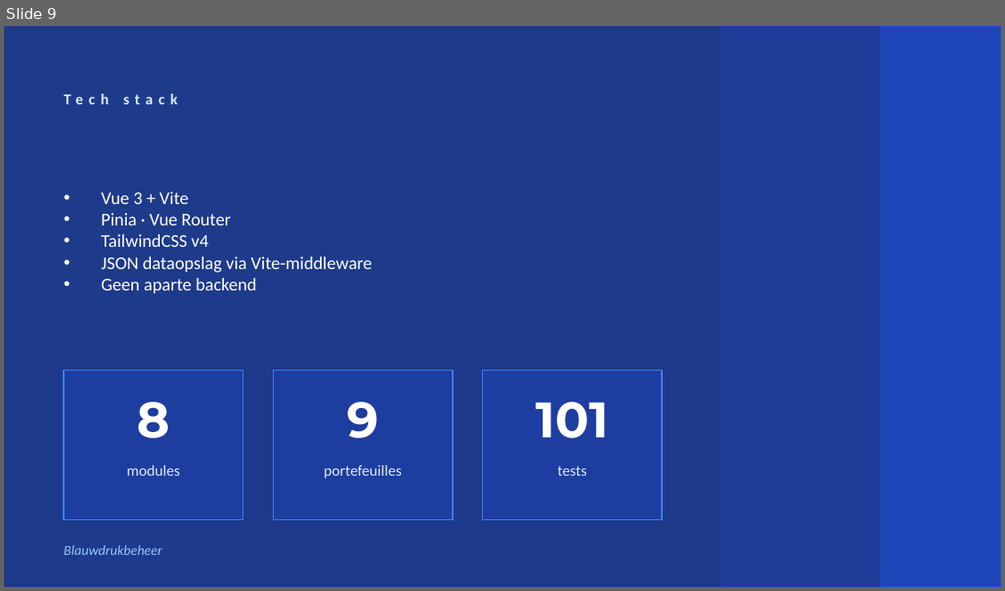
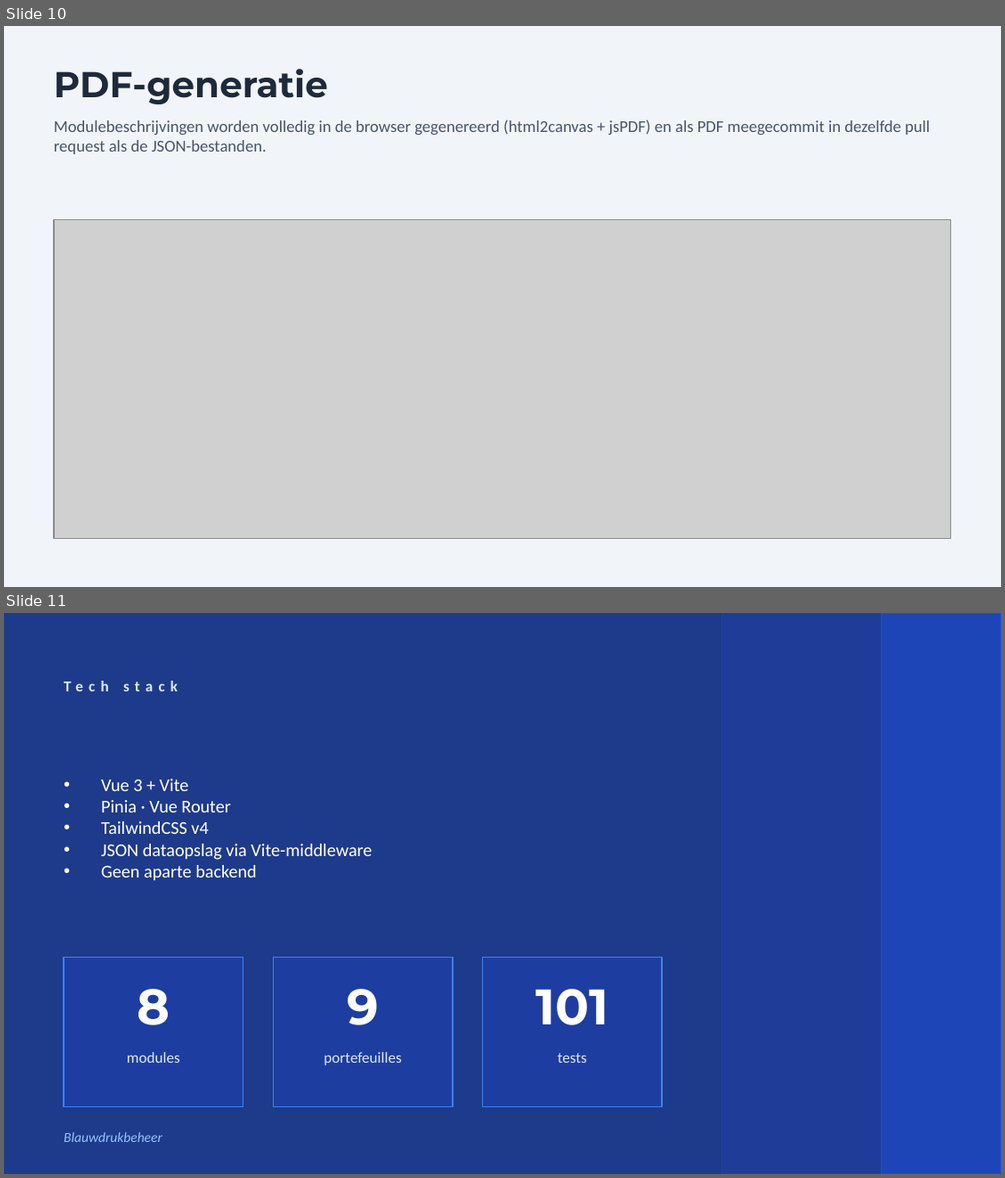
Before and after one commit to mmaartijn/blauwdrukbeheer, a slide deck: Blauwdrukbeheer-demo.pptx. Shown one above the other, each under a label of ours: slide 9 before the commit, slides 10 and 11 after it. The pictures are 1005x591 and 1005x1178 pixels, drawn with LibreOffice and Linux fonts; fonts in the diff are those of the drawing; grey boxes stand for pictures. Boxes give left, top, right and bottom in pixels: in the first picture for what was removed or moved away, otherwise in the second. Text is boxed around its words. In the diff, an @@ line names an element or a change of style, - is before the commit and + after.

```diff
--- a/Blauwdrukbeheer-demo.pptx
+++ b/Blauwdrukbeheer-demo.pptx
@@ slide 10 added at (4,26,1001,587), background #F1F5F9 @@
@@ text added at (54,69,328,104), 26 pt, text #1E293B, bold @@
+PDF-generatie
@@ text added at (54,119,930,154), 12 pt, text #475569 @@
+Modulebeschrijvingen worden volledig in de browser gegenereerd (html2canvas + jsPDF) en als PDF meegecommit in dezelfde pull request als de JSON-bestanden.
@@ picture added at (54,219,951,538) @@
@@ what was slide 9 is now slide 11 @@
```
Also in this commit, not shown: 1 other slide added.
